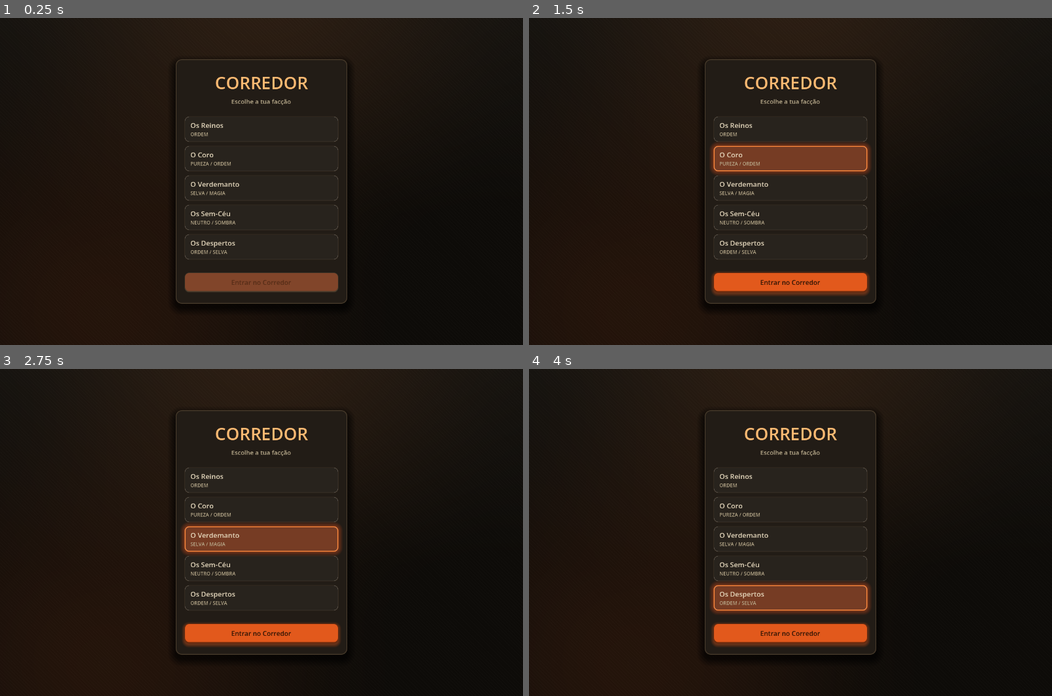
Above: before the commit, frames 1-4 (two rows, left to right).
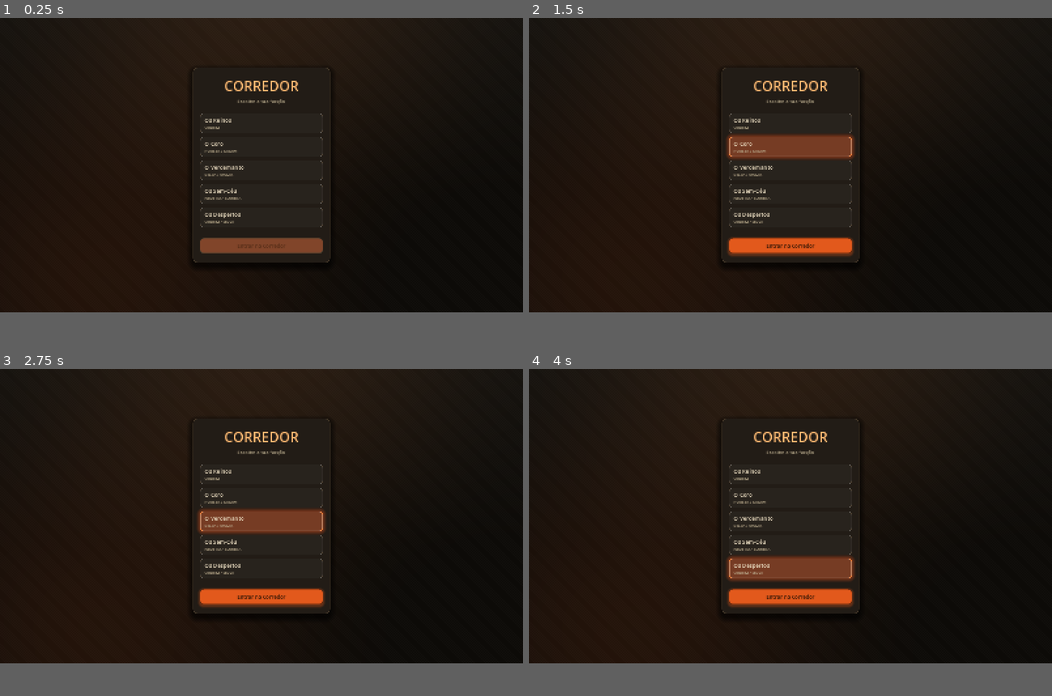
Above: after the commit, the same moments.

Repository: NEWTOWN-BORGES/CORREDOR-Godot
Game: Godot game, scene res://scenes/MainMenu.tscn
The game is run twice, just before and just after one commit, with the same random seed, the same clock (stepped at 60 frames per second) and the same inputs.
Inputs (mouse positions are in pixels of both pictures, inside the frame that each line leads up to; where the layout moved, square brackets give the same spot in the first picture):
- Up to frame 1 (0.25 s): no input
- Up to frame 2 (1.5 s): click (790, 135) [790, 129] at 0.5 s; click (790, 161) [790, 158] at 1.25 s
- Up to frame 3 (2.75 s): click (261, 539) at 2 s
- Up to frame 4 (4 s): click (790, 565) [790, 568] at 2.75 s; click (790, 591) [790, 597] at 3.5 s
In our replay, the window is 800x500 before the commit and 800x450 after it. These sizes can differ from the game's own. Grey fills any space a smaller window leaves; there, only what the larger window draws over its background counts as a difference.

The runs differ from the first frame. In frame 1, 5.6% of the frame differs, in the area x 9-67%, y 12-100%; in frame 2, 8.8%; in frame 3, 9.4%; in frame 4, 9.4%.

Commit message:
Ecra cheio e mao ao estilo Gwent
Ecra cheio
O tabuleiro passa a ser a base da cena e ocupa o ecra todo; a interface
flutua por cima em vez de lhe roubar espaco. Antes estava dentro de um
VBoxContainer que o espremia entre o HUD e a mao.

- BoardArea em rect completo, a manter a proporcao da arte (1402:1122)
- HUD ancorado em cima, reforcos a esquerda, mao em baixo, todos por cima
- project.godot: arranca em ecra cheio, stretch canvas_items/expand para a
  interface escalar com o ecra
- F11 alterna, Esc devolve a janela — para nao ficar preso

Num ecra 16:9 o tabuleiro passa a encher toda a altura; as margens laterais
que sobram e que levam a coluna de reforcos.

Mao ao estilo Gwent
As cartas sobrepoem-se (separacao -34) e passar o rato levanta a que esta
por baixo do cursor e amplia-a, para se ler sem clicar.

- CardView ganha hover_enabled, com levantamento de 46px e escala 1.42
- pivot na base da carta, para crescer para cima e nao sair do sitio
- z_index sobe durante o realce, senao a ampliacao ficava cortada pelas
  cartas vizinhas
- cartas da mao maiores: 158px de altura em vez de 132

Caminhos dos nos mudaram com a reestruturacao; testes actualizados.
Suite: 539 verificacoes, 0 falhas.

Co-Authored-By: Claude <noreply@anthropic.com>

Diff:
--- a/project.godot
+++ b/project.godot
@@ -27,8 +27,14 @@
 
 [display]
 
-window/size/viewport_width=1280
-window/size/viewport_height=800
+window/size/viewport_width=1600
+window/size/viewport_height=900
+; Ecrã cheio, como nos jogos. F11 alterna, Esc sai para janela.
+window/size/mode=3
+; canvas_items + expand: a interface escala com o ecrã e o espaço a mais vai
+; para as margens, em vez de ficarem barras pretas.
+window/stretch/mode="canvas_items"
+window/stretch/aspect="expand"
 
 [physics]
 
--- a/scenes/Game.tscn
+++ b/scenes/Game.tscn
@@ -18,104 +18,135 @@
 script = ExtResource("1_ui")
 
 [node name="Background" type="ColorRect" parent="."]
+layout_mode = 1
+anchors_preset = 15
+anchor_right = 1.0
+anchor_bottom = 1.0
+grow_horizontal = 2
+grow_vertical = 2
 material = SubResource("ShaderMaterial_bg")
-layout_mode = 1
-anchors_preset = 15
-anchor_right = 1.0
-anchor_bottom = 1.0
-grow_horizontal = 2
-grow_vertical = 2
-
-[node name="VBoxContainer" type="VBoxContainer" parent="."]
-layout_mode = 1
-anchors_preset = 15
-anchor_right = 1.0
-anchor_bottom = 1.0
-offset_left = 10.0
-offset_top = 8.0
-offset_right = -10.0
-offset_bottom = -8.0
-grow_horizontal = 2
-grow_vertical = 2
-theme_override_constants/separation = 6
-
-[node name="TopRow" type="HBoxContainer" parent="VBoxContainer"]
-layout_mode = 2
-theme_override_constants/separation = 8
-
-[node name="HUD" type="Label" parent="VBoxContainer/TopRow"]
-custom_minimum_size = Vector2(0, 48)
+
+[node name="BoardArea" type="AspectRatioContainer" parent="."]
+layout_mode = 1
+anchors_preset = 15
+anchor_right = 1.0
+anchor_bottom = 1.0
+grow_horizontal = 2
+grow_vertical = 2
+mouse_filter = 2
+ratio = 1.2495
+
+[node name="Board" type="Control" parent="BoardArea"]
+layout_mode = 2
+script = ExtResource("3_board")
+
+[node name="TopRow" type="HBoxContainer" parent="."]
+layout_mode = 1
+anchors_preset = 10
+anchor_right = 1.0
+offset_left = 14.0
+offset_top = 10.0
+offset_right = -14.0
+offset_bottom = 54.0
+grow_horizontal = 2
+theme_override_constants/separation = 10
+
+[node name="HUD" type="Label" parent="TopRow"]
 layout_mode = 2
 size_flags_horizontal = 3
 theme_override_font_sizes/font_size = 15
 text = "CORREDOR"
 vertical_alignment = 1
 
-[node name="ButtonMusic" type="Button" parent="VBoxContainer/TopRow"]
+[node name="ButtonMusic" type="Button" parent="TopRow"]
 custom_minimum_size = Vector2(96, 34)
 layout_mode = 2
 size_flags_vertical = 4
 text = "Som"
 
-[node name="Middle" type="HBoxContainer" parent="VBoxContainer"]
-layout_mode = 2
-size_flags_vertical = 3
-theme_override_constants/separation = 10
-
-[node name="ReinforcementPanel" type="PanelContainer" parent="VBoxContainer/Middle"]
-custom_minimum_size = Vector2(124, 0)
-layout_mode = 2
-
-[node name="Column" type="VBoxContainer" parent="VBoxContainer/Middle/ReinforcementPanel"]
+[node name="ReinforcementPanel" type="PanelContainer" parent="."]
+custom_minimum_size = Vector2(132, 0)
+layout_mode = 1
+anchors_preset = 9
+anchor_bottom = 1.0
+offset_left = 14.0
+offset_top = 70.0
+offset_right = 146.0
+offset_bottom = -210.0
+grow_vertical = 2
+
+[node name="Column" type="VBoxContainer" parent="ReinforcementPanel"]
 layout_mode = 2
 theme_override_constants/separation = 8
 
-[node name="Title" type="Label" parent="VBoxContainer/Middle/ReinforcementPanel/Column"]
+[node name="Title" type="Label" parent="ReinforcementPanel/Column"]
 layout_mode = 2
 theme_override_font_sizes/font_size = 12
 text = "REFORÇOS"
 horizontal_alignment = 1
 
-[node name="Count" type="Label" parent="VBoxContainer/Middle/ReinforcementPanel/Column"]
+[node name="Count" type="Label" parent="ReinforcementPanel/Column"]
 layout_mode = 2
 theme_override_font_sizes/font_size = 11
 text = "3 / 3"
 horizontal_alignment = 1
 
-[node name="Slots" type="VBoxContainer" parent="VBoxContainer/Middle/ReinforcementPanel/Column"]
+[node name="Slots" type="VBoxContainer" parent="ReinforcementPanel/Column"]
 layout_mode = 2
 size_flags_vertical = 3
 theme_override_constants/separation = 8
 
-[node name="BoardArea" type="AspectRatioContainer" parent="VBoxContainer/Middle"]
-layout_mode = 2
-size_flags_horizontal = 3
-size_flags_vertical = 3
-ratio = 1.2495
-
-[node name="Board" type="Control" parent="VBoxContainer/Middle/BoardArea"]
-layout_mode = 2
-script = ExtResource("3_board")
-
-[node name="HandRow" type="HBoxContainer" parent="VBoxContainer"]
-layout_mode = 2
-theme_override_constants/separation = 10
-
-[node name="Hand" type="ScrollContainer" parent="VBoxContainer/HandRow"]
-custom_minimum_size = Vector2(0, 150)
-layout_mode = 2
-size_flags_horizontal = 3
-horizontal_scroll_mode = 1
-vertical_scroll_mode = 0
-
-[node name="HandContainer" type="HBoxContainer" parent="VBoxContainer/HandRow/Hand"]
-layout_mode = 2
-theme_override_constants/separation = 8
-
-[node name="ButtonPass" type="Button" parent="VBoxContainer/HandRow"]
-custom_minimum_size = Vector2(120, 0)
-layout_mode = 2
-size_flags_vertical = 4
+[node name="HandRow" type="Control" parent="."]
+layout_mode = 1
+anchors_preset = 12
+anchor_top = 1.0
+anchor_right = 1.0
+anchor_bottom = 1.0
+offset_top = -196.0
+grow_horizontal = 2
+grow_vertical = 0
+mouse_filter = 2
+
+[node name="Hand" type="Control" parent="HandRow"]
+layout_mode = 1
+anchors_preset = 15
+anchor_right = 1.0
+anchor_bottom = 1.0
+grow_horizontal = 2
+grow_vertical = 2
+mouse_filter = 2
+
+[node name="HandContainer" type="HBoxContainer" parent="HandRow/Hand"]
+layout_mode = 1
+anchors_preset = 7
+anchor_left = 0.5
+anchor_top = 1.0
+anchor_right = 0.5
+anchor_bottom = 1.0
+offset_left = -400.0
+offset_top = -180.0
+offset_right = 400.0
+offset_bottom = -14.0
+grow_horizontal = 2
+grow_vertical = 0
+mouse_filter = 2
+alignment = 1
+theme_override_constants/separation = -34
+
+[node name="ButtonPass" type="Button" parent="HandRow"]
+custom_minimum_size = Vector2(130, 48)
+layout_mode = 1
+anchors_preset = 3
+anchor_left = 1.0
+anchor_top = 1.0
+anchor_right = 1.0
+anchor_bottom = 1.0
+offset_left = -160.0
+offset_top = -78.0
+offset_right = -30.0
+offset_bottom = -30.0
+grow_horizontal = 0
+grow_vertical = 0
 text = "Passar"
 
 [node name="FxLayer" type="Control" parent="."]
@@ -134,10 +165,10 @@
 anchors_preset = 5
 anchor_left = 0.5
 anchor_right = 0.5
-offset_left = -220.0
-offset_top = 8.0
-offset_right = 220.0
-offset_bottom = 52.0
+offset_left = -240.0
+offset_top = 62.0
+offset_right = 240.0
+offset_bottom = 106.0
 grow_horizontal = 2
 
 [node name="Row" type="HBoxContainer" parent="TargetBar"]
--- a/scripts/CardView.gd
+++ b/scripts/CardView.gd
@@ -39,6 +39,19 @@
 # Nas casas de Apoio o web esconde stats e Pressão (.slot-apoio .cstat-bar)
 var show_overlays: bool = true
 
+# --- Realce ao passar o rato, ao estilo Gwent ------------------------------
+# Na mão as cartas sobrepõem-se; passar o rato levanta a carta e amplia-a
+# para se poder ler sem ter de clicar.
+var hover_enabled: bool = false
+const HOVER_LIFT := 46.0
+const HOVER_SCALE := 1.42
+const HOVER_TIME := 0.14
+
+var _hover_tween: Tween = null
+var _base_position := Vector2.ZERO
+var _base_z := 0
+var _hovering := false
+
 var _art: TextureRect = null
 var _pressure_row: HBoxContainer = null
 var _stat_bar: Control = null
@@ -52,8 +65,42 @@
 	mouse_filter = Control.MOUSE_FILTER_STOP
 	_build()
 	resized.connect(_relayout)
+	if hover_enabled:
+		mouse_entered.connect(_on_hover_start)
+		mouse_exited.connect(_on_hover_end)
 	if not card.is_empty():
 		refresh()
+
+# --- Realce ao passar o rato ---------------------------------------------
+
+func _on_hover_start() -> void:
+	if _hovering:
+		return
+	_hovering = true
+	# Guarda o sítio de origem à primeira vez: o contentor já a colocou
+	_base_position = position
+	_base_z = z_index
+
+	# Por cima das vizinhas, senão a ampliação fica cortada pelas de cima
+	z_index = 100
+	pivot_offset = Vector2(size.x * 0.5, size.y)   # cresce a partir da base
+
+	_animate_hover(_base_position + Vector2(0, -HOVER_LIFT), Vector2(HOVER_SCALE, HOVER_SCALE))
+
+func _on_hover_end() -> void:
+	if not _hovering:
+		return
+	_hovering = false
+	_animate_hover(_base_position, Vector2.ONE)
+	z_index = _base_z
+
+func _animate_hover(destino: Vector2, escala: Vector2) -> void:
+	if _hover_tween != null and _hover_tween.is_valid():
+		_hover_tween.kill()
+	_hover_tween = create_tween()
+	_hover_tween.set_ease(Tween.EASE_OUT).set_trans(Tween.TRANS_CUBIC)
+	_hover_tween.tween_property(self, "position", destino, HOVER_TIME)
+	_hover_tween.parallel().tween_property(self, "scale", escala, HOVER_TIME)
 
 # A carta entra a crescer e a aparecer (.card-el.entering do web).
 func play_enter_animation(speed: float = 1.0) -> void:
--- a/scripts/UIController.gd
+++ b/scripts/UIController.gd
@@ -36,17 +36,17 @@
 var _pending_tactico: Dictionary = {}   # index, card_def
 var _busy: bool = false
 
-@onready var hand_container: HBoxContainer = $VBoxContainer/HandRow/Hand/HandContainer
-@onready var hud_label: Label = $VBoxContainer/TopRow/HUD
-@onready var music_button: Button = $VBoxContainer/TopRow/ButtonMusic
-@onready var pass_button: Button = $VBoxContainer/HandRow/ButtonPass
-@onready var board_area: AspectRatioContainer = $VBoxContainer/Middle/BoardArea
-@onready var board: BoardRenderer = $VBoxContainer/Middle/BoardArea/Board
-
-@onready var reinforcement_panel: PanelContainer = $VBoxContainer/Middle/ReinforcementPanel
-@onready var reinforcement_slots: VBoxContainer = $VBoxContainer/Middle/ReinforcementPanel/Column/Slots
-@onready var reinforcement_count: Label = $VBoxContainer/Middle/ReinforcementPanel/Column/Count
-@onready var reinforcement_title: Label = $VBoxContainer/Middle/ReinforcementPanel/Column/Title
+@onready var hand_container: HBoxContainer = $HandRow/Hand/HandContainer
+@onready var hud_label: Label = $TopRow/HUD
+@onready var music_button: Button = $TopRow/ButtonMusic
+@onready var pass_button: Button = $HandRow/ButtonPass
+@onready var board_area: AspectRatioContainer = $BoardArea
+@onready var board: BoardRenderer = $BoardArea/Board
+
+@onready var reinforcement_panel: PanelContainer = $ReinforcementPanel
+@onready var reinforcement_slots: VBoxContainer = $ReinforcementPanel/Column/Slots
+@onready var reinforcement_count: Label = $ReinforcementPanel/Column/Count
+@onready var reinforcement_title: Label = $ReinforcementPanel/Column/Title
 
 # Qual reforço está escolhido para entrar em campo (-1 = nenhum)
 var _selected_reinforcement: int = -1
@@ -81,6 +81,29 @@
 	_render_game()
 	pass_button.pressed.connect(_on_pass)
 	Sfx.start_music()
+
+# F11 alterna ecrã cheio, Esc devolve à janela — para não ficar preso.
+func _unhandled_input(event: InputEvent) -> void:
+	if not (event is InputEventKey) or not event.pressed or event.echo:
+		return
+	var tecla := (event as InputEventKey).keycode
+	if tecla == KEY_F11:
+		_toggle_fullscreen()
+		get_viewport().set_input_as_handled()
+	elif tecla == KEY_ESCAPE and _is_fullscreen():
+		DisplayServer.window_set_mode(DisplayServer.WINDOW_MODE_WINDOWED)
+		get_viewport().set_input_as_handled()
+
+func _is_fullscreen() -> bool:
+	var modo := DisplayServer.window_get_mode()
+	return modo == DisplayServer.WINDOW_MODE_FULLSCREEN \
+		or modo == DisplayServer.WINDOW_MODE_EXCLUSIVE_FULLSCREEN
+
+func _toggle_fullscreen() -> void:
+	if _is_fullscreen():
+		DisplayServer.window_set_mode(DisplayServer.WINDOW_MODE_WINDOWED)
+	else:
+		DisplayServer.window_set_mode(DisplayServer.WINDOW_MODE_FULLSCREEN)
 
 # As cartas vêm do autoload Cards (scripts/CardLoader.gd), que também serve
 # as texturas a pedido — ver Fase 2.
@@ -342,11 +365,14 @@
 		hand_container.add_child(_make_hand_card(mao[i], i))
 
 func _make_hand_card(card_def: Dictionary, index: int) -> Control:
-	var altura := 132.0
+	var altura := 158.0
 	var largura := altura * (750.0 / 1050.0)
 
 	var vista := CardView.new()
 	vista.show_overlays = false
+	# As cartas sobrepõem-se; o realce ao passar o rato levanta a de baixo do
+	# rato para se poder ler, como no Gwent.
+	vista.hover_enabled = true
 	vista.custom_minimum_size = Vector2(largura, altura)
 	vista.modulate = Color(1, 1, 1, 1) if is_hand_card_playable(card_def) else Color(0.55, 0.55, 0.55, 1)
 	vista.card_clicked.connect(func(_c): _on_hand_card_click(index))
--- a/scripts/test_board.gd
+++ b/scripts/test_board.gd
@@ -24,7 +24,7 @@
 	Session.set_match("reinos", "coro")
 	game = load("res://scenes/Game.tscn").instantiate()
 	add_child(game)
-	board = game.get_node("VBoxContainer/Middle/BoardArea/Board")
+	board = game.get_node("BoardArea/Board")
 
 	# Desde a Fase 9 as barras das Torres descem animadas e as casas válidas
 	# pulsam. A zero, vão directas ao valor final e não fica nenhum ciclo
--- a/scripts/test_cards.gd
+++ b/scripts/test_cards.gd
@@ -26,7 +26,7 @@
 	game = load("res://scenes/Game.tscn").instantiate()
 	add_child(game)
 	engine = game.engine
-	board = game.get_node("VBoxContainer/Middle/BoardArea/Board")
+	board = game.get_node("BoardArea/Board")
 	await tree.process_frame
 
 	test_board_card_appears()
--- a/scripts/test_combat.gd
+++ b/scripts/test_combat.gd
@@ -30,7 +30,7 @@
 	# é o TestAI.
 	game.ai = null
 	engine = game.engine
-	board = game.get_node("VBoxContainer/Middle/BoardArea/Board")
+	board = game.get_node("BoardArea/Board")
 	await tree.process_frame
 
 	test_combat_runs_when_both_pass()
--- a/scripts/test_fx.gd
+++ b/scripts/test_fx.gd
@@ -26,7 +26,7 @@
 	game = load("res://scenes/Game.tscn").instantiate()
 	add_child(game)
 	game.ai = null
-	board = game.get_node("VBoxContainer/Middle/BoardArea/Board")
+	board = game.get_node("BoardArea/Board")
 	fx = game.get_node("FxLayer")
 	await tree.process_frame
 
--- a/scripts/test_placement.gd
+++ b/scripts/test_placement.gd
@@ -32,7 +32,7 @@
 	# verificação — falhava ao calhar, conforme as cartas que lhe saíam.
 	game.ai = null
 	engine = game.engine
-	board = game.get_node("VBoxContainer/Middle/BoardArea/Board")
+	board = game.get_node("BoardArea/Board")
 	await tree.process_frame
 
 	test_zoom_opens_and_closes()
--- a/scripts/test_reinforcements.gd
+++ b/scripts/test_reinforcements.gd
@@ -26,7 +26,7 @@
 	game.set_animation_speed(0.0)
 	game.ai = null
 	engine = game.engine
-	board = game.get_node("VBoxContainer/Middle/BoardArea/Board")
+	board = game.get_node("BoardArea/Board")
 	await tree.process_frame
 
 	test_start_state()
